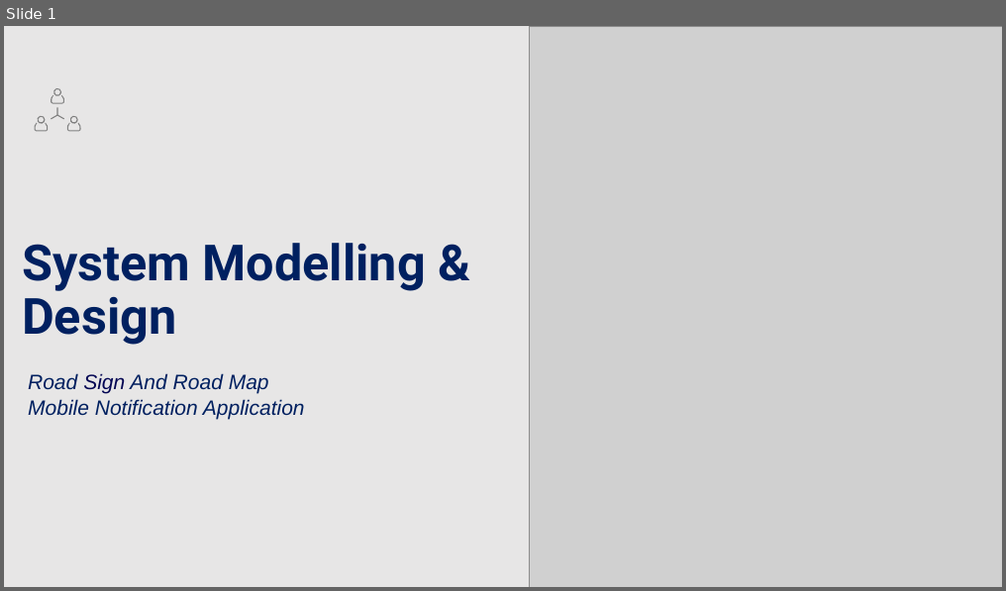
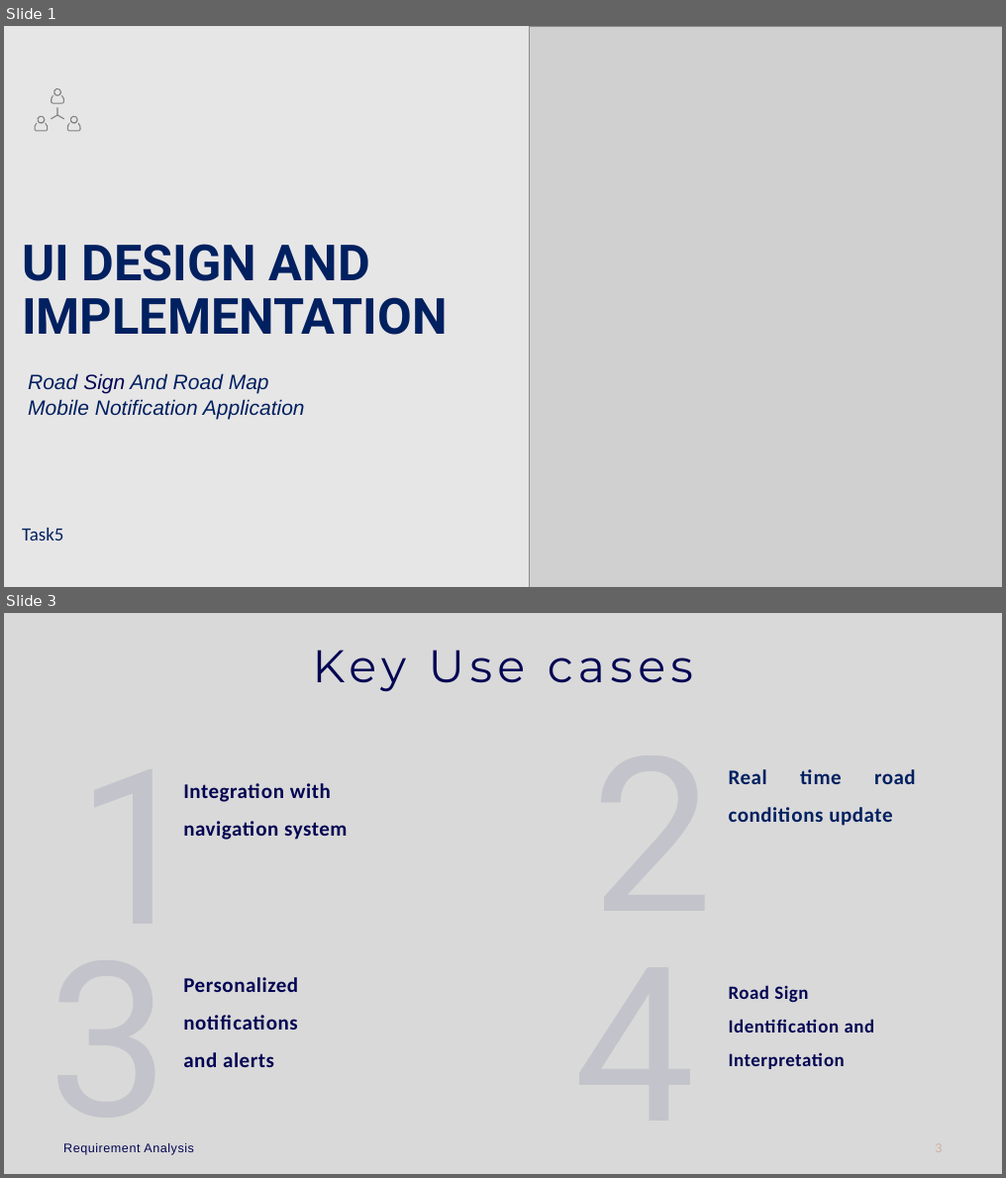
Before and after one commit to Thierry5610/CEF-440-Group-5, a slide deck: Task 4/Task 4.pptx. Shown one above the other, each under a label of ours: slide 1 before the commit, slides 1 and 3 after it; the slides between them are not shown. The pictures are 1006x591 and 1006x1178 pixels, drawn with LibreOffice and Linux fonts; fonts in the diff are those of the drawing; grey boxes stand for pictures. Boxes give left, top, right and bottom in pixels: in the first picture for what was removed or moved away, otherwise in the second. Text is boxed around its words. In the diff, an @@ line names an element or a change of style, - is before the commit and + after.

Commit message:
Updated Task 3, Task 4, and Task 5 presentations

```diff
--- a/Task 4/Task 4.pptx
+++ b/Task 4/Task 4.pptx
@@ slide 3 added at (4, 613, 1002, 1174), background #D9D9D9 @@
@@ title added at (56, 644, 950, 771), 44 pt, text #030553 @@
+Key Use cases
@@ text added at (76, 784, 198, 836), 208 pt, text #030553 at 10% opacity @@
+1
@@ text added at (183, 783, 347, 840), 20 pt, text #030553, bold @@
+Integration with navigation system
@@ text added at (729, 769, 916, 826), 20 pt, text #002060, bold @@
+Real time road conditions update
@@ text added at (183, 977, 298, 1067), 20 pt, text #030553, bold @@
+Personalized notifications and alerts
@@ text added at (729, 985, 875, 1069), 18 pt, text #030553, bold @@
+Road Sign Identification and Interpretation
@@ text added at (49, 1144, 170, 1156), 208 pt, text #030553 at 10% opacity @@
+3
@@ text added at (63, 1144, 194, 1156), 12 pt, text #030553 @@
+Requirement Analysis
@@ slide 1 changed as well @@
@@ title at (22, 244, 447, 335): text changed @@
-System Modelling & Design
+UI DESIGN AND IMPLEMENTATION
@@ text added at (22, 528, 63, 541), 18 pt, text #002060 @@
+Task5
```
Also in this commit, not shown: 3 other slides changed, 12 other slides added, 20 slides removed, 4 other files.
